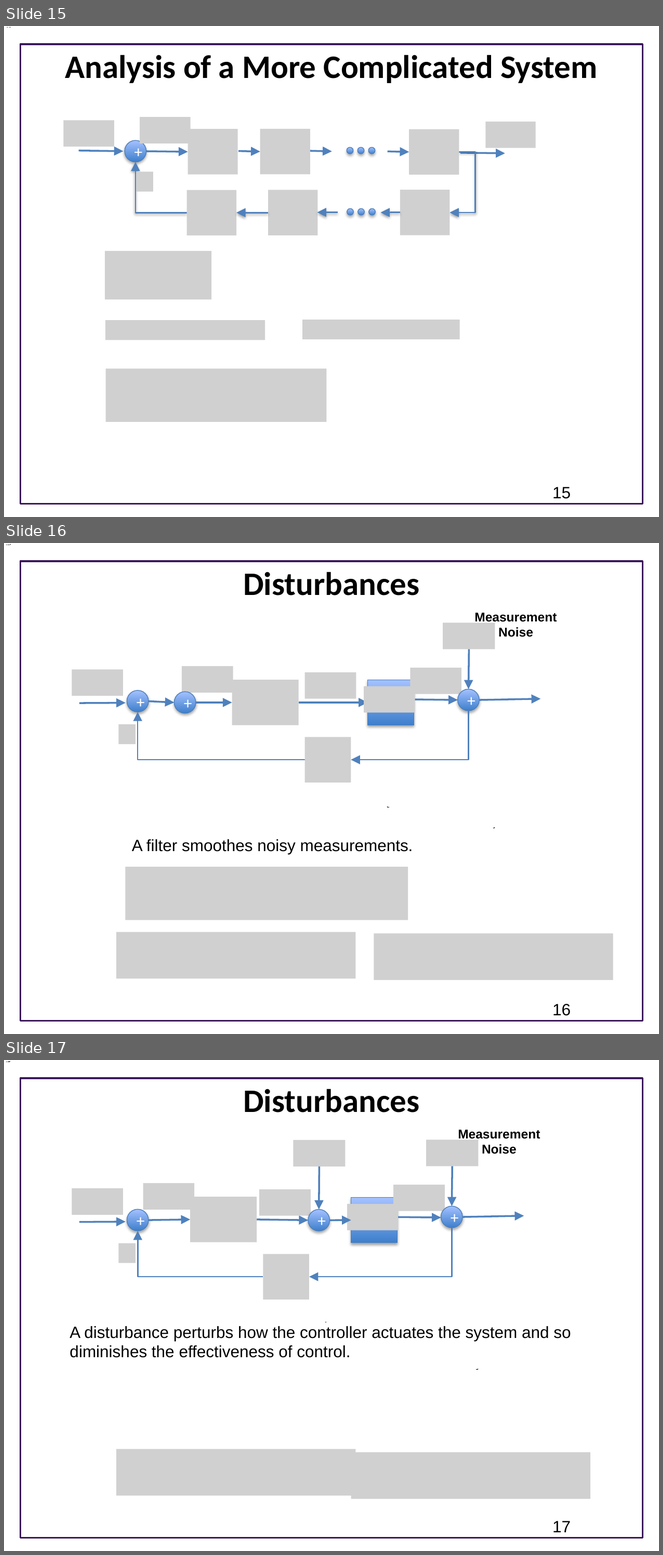
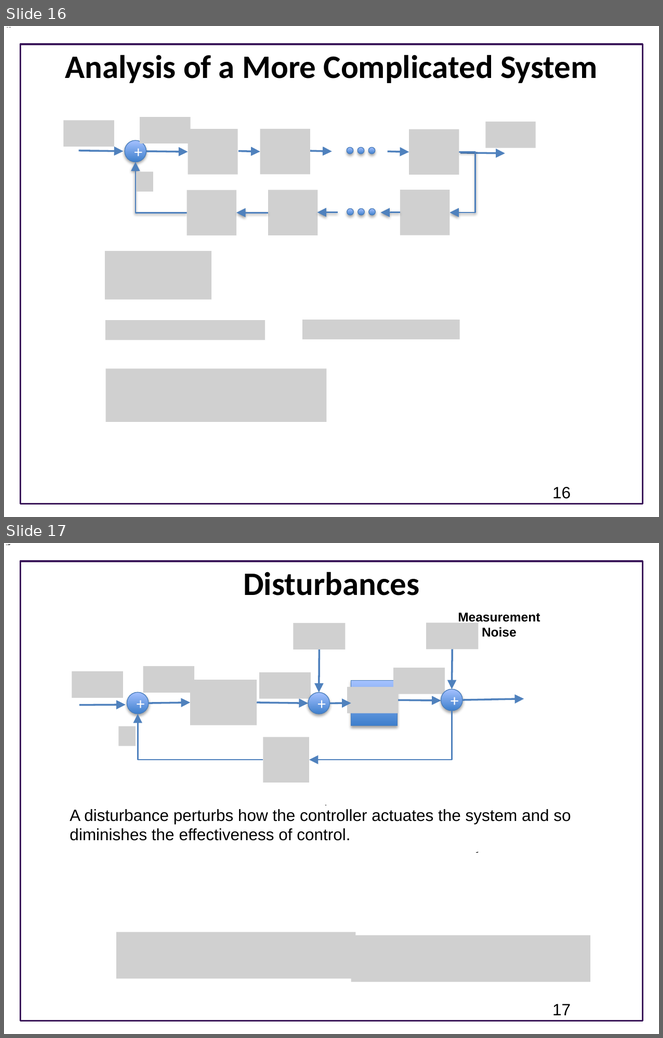
Before and after one commit to joseph-hellerstein/advanced-controls-lectures, a slide deck: Lecture_13-Closed-Loop-Systems/Closed-Loop-Systems.pptx. Shown one above the other, each under a label of ours: slides 15, 16 and 17 before the commit, slides 16 and 17 after it. The pictures are 663x1555 and 663x1038 pixels, drawn with LibreOffice and Linux fonts; fonts in the diff are those of the drawing; grey boxes stand for pictures; background and template pictures are left out. Boxes give left, top, right and bottom in pixels: in the first picture for what was removed or moved away, otherwise in the second. Text is boxed around its words. In the diff, an @@ line names an element or a change of style, - is before the commit and + after.

```diff
--- a/Lecture_13-Closed-Loop-Systems/Closed-Loop-Systems.pptx
+++ b/Lecture_13-Closed-Loop-Systems/Closed-Loop-Systems.pptx
@@ slide 16 removed at (x1=4, y1=543, x2=659, y2=1034), background #FFFFFF; not listed: 1 template element that a slide beside it also shows @@
@@ title removed at (x1=243, y1=572, x2=419, y2=596) @@
-Disturbances
@@ text removed at (x1=475, y1=613, x2=557, y2=637) @@
-Measurement
-Noise
@@ picture removed at (x1=443, y1=623, x2=495, y2=649) @@
@@ arrow removed from (469, 649) to (468, 689) @@
@@ picture removed at (x1=181, y1=666, x2=233, y2=692) @@
@@ picture removed at (x1=410, y1=667, x2=461, y2=694) @@
@@ picture removed at (x1=72, y1=669, x2=123, y2=696) @@
@@ picture removed at (x1=232, y1=680, x2=299, y2=725) @@
@@ picture removed at (x1=305, y1=672, x2=356, y2=699) @@
@@ rectangle removed at (x1=367, y1=680, x2=414, y2=725) @@
@@ ellipse removed at (x1=127, y1=691, x2=149, y2=712) @@
-+
@@ ellipse removed at (x1=175, y1=692, x2=196, y2=714) @@
-+
@@ picture removed at (x1=364, y1=687, x2=415, y2=713) @@
@@ ellipse removed at (x1=458, y1=689, x2=480, y2=711) @@
-+
@@ arrow removed from (79, 704) to (126, 703) @@
@@ elbow arrow removed from (305, 760) to (138, 712) @@
@@ arrow removed from (149, 702) to (175, 703) @@
@@ arrow removed from (196, 703) to (232, 703) @@
@@ arrow removed from (299, 703) to (367, 703) @@
@@ elbow arrow removed from (468, 711) to (351, 760) @@
@@ arrow removed from (415, 700) to (458, 700) @@
@@ arrow removed from (480, 700) to (541, 699) @@
@@ picture removed at (x1=118, y1=724, x2=136, y2=744) @@
@@ picture removed at (x1=305, y1=737, x2=351, y2=782) @@
@@ text removed at (x1=132, y1=839, x2=413, y2=854) @@
-A filter smoothes noisy measurements.
@@ picture removed at (x1=125, y1=867, x2=408, y2=921) @@
@@ picture removed at (x1=117, y1=932, x2=356, y2=979) @@
@@ picture removed at (x1=374, y1=934, x2=613, y2=980) @@
@@ page number removed at (x1=553, y1=1004, x2=571, y2=1016) @@
-16
@@ what was slide 15 is now slide 16 @@
@@ page number at (x1=553, y1=487, x2=571, y2=499): text changed @@
-15
+16
```
Also in this commit, not shown: 6 slides changed, 3 slides added, 1 other slide removed, 2 other files.
